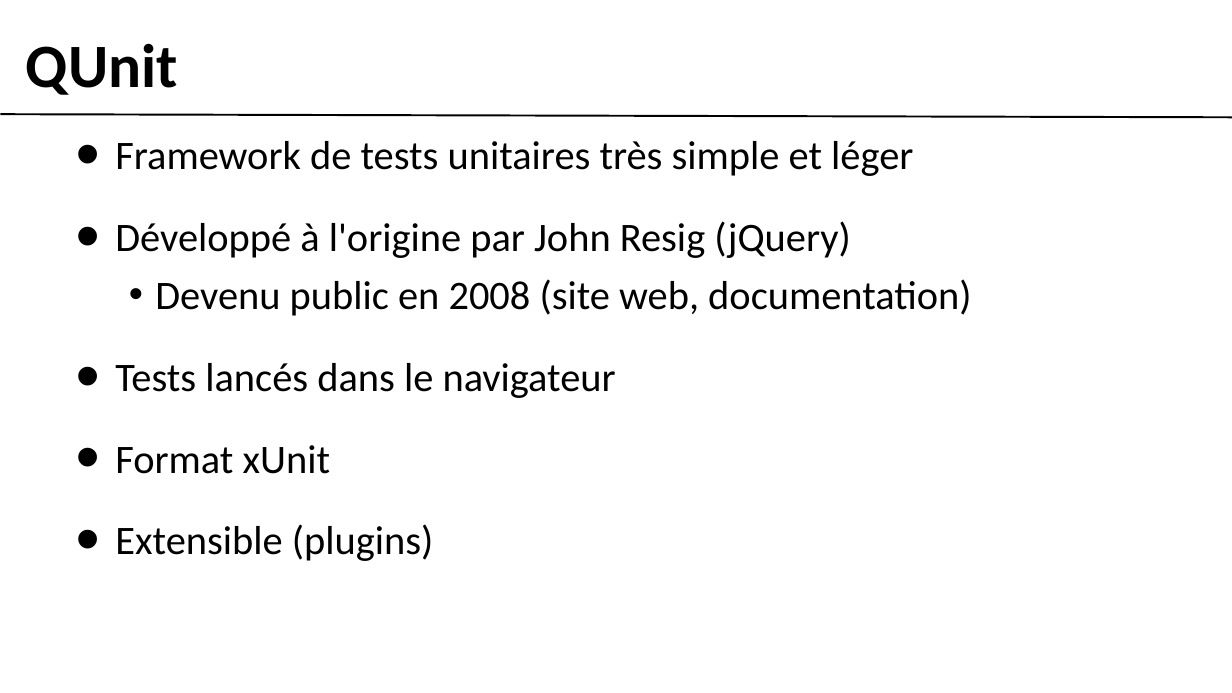
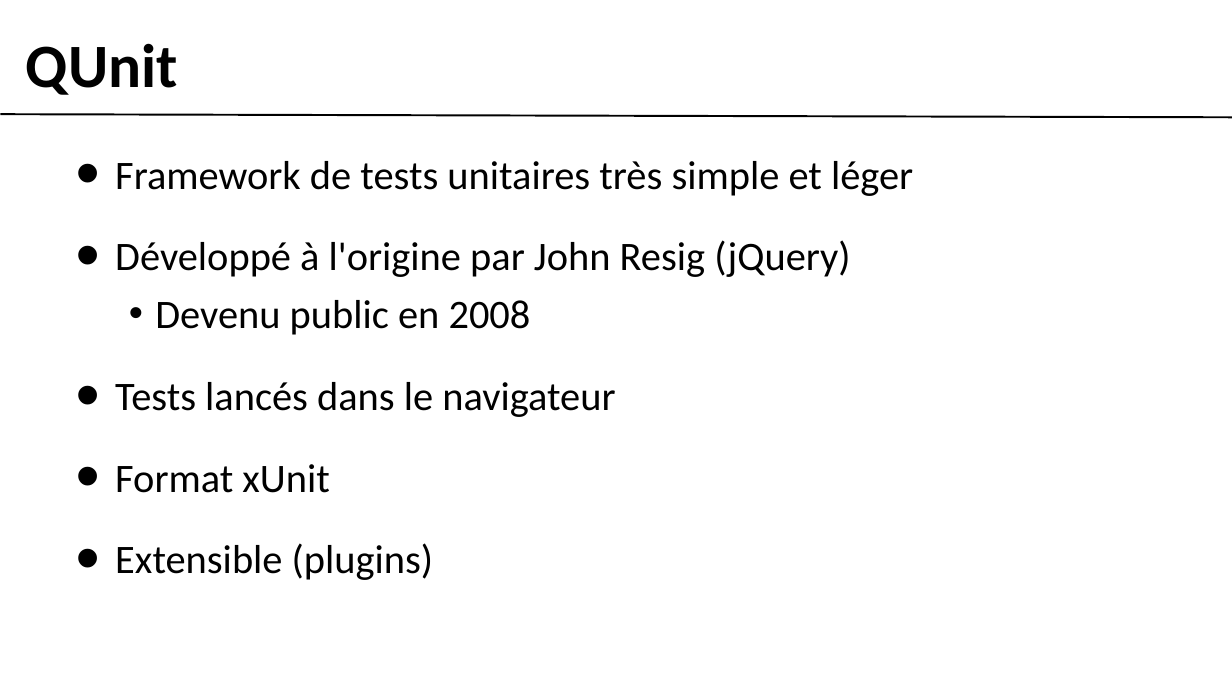
Before and after one commit to gobengo/devoxx-panorama-js-testing, a slide deck: slide 2 of doc/qunit_part.ppt. Drawn at 1232x693 pixels with LibreOffice and Linux fonts; fonts in the diff are those of the drawing; background and template pictures are left out. Boxes give left, top, right and bottom in pixels: in the first picture for what was removed or moved away, otherwise in the second. Text is boxed around its words. In the diff, an @@ line names an element or a change of style, - is before the commit and + after.

```diff
--- a/doc/qunit_part.ppt
+++ b/doc/qunit_part.ppt
@@ text "Framework de tests unitaires très ...": place and size @@
-text "Framework de tests unitaires très ..." at (115, 141, 971, 561)
+text "Framework de tests unitaires très ..." at (115, 161, 913, 580)
@@ text at (155, 300, 531, 335): text changed @@
-    • Devenu public en 2008 (site web, documentation)
+    • Devenu public en 2008
```
Also in this commit, not shown: 2 other slides changed.
